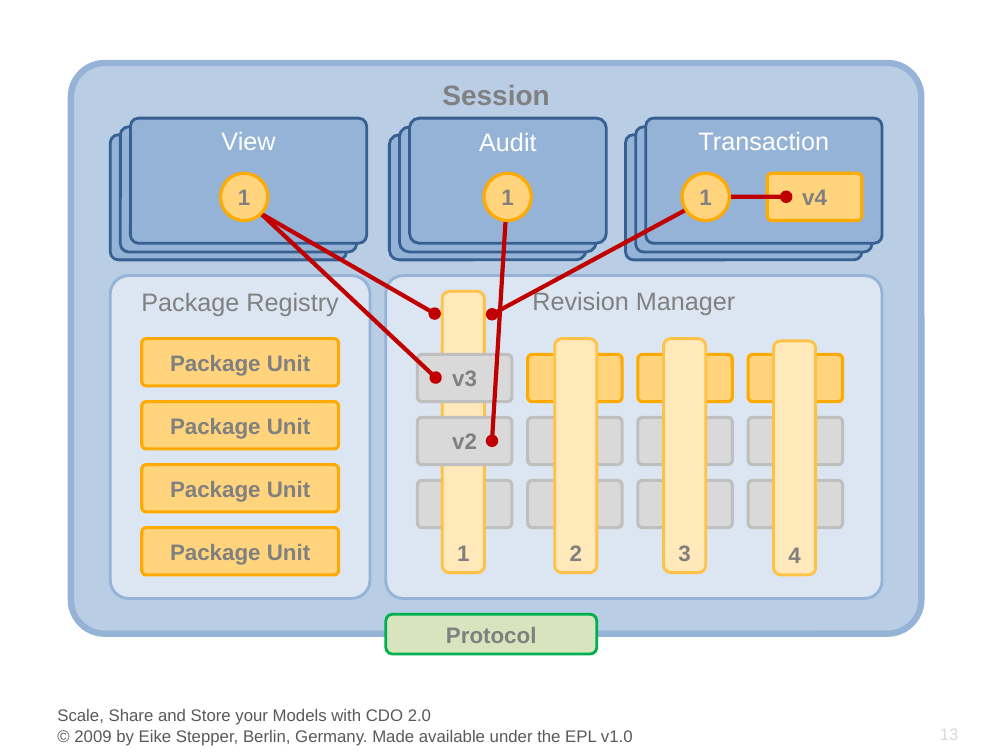
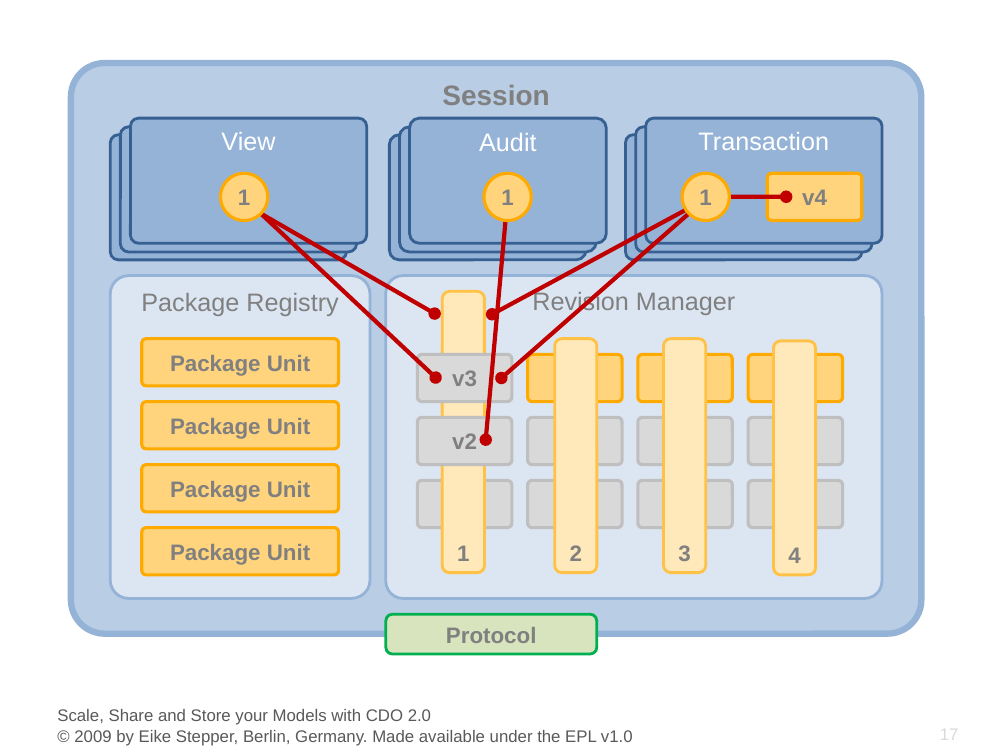
Before and after one commit to eclipse-cdo/cdo.www, a slide deck: slide 17 of documentation/presentations/EclipseCon_2009/CDO_EclipseCon_2009.pptx (slide 13 before the commit). Drawn at 1008x756 pixels with LibreOffice and Linux fonts; fonts in the diff are those of the drawing; background and template pictures are left out. Boxes give left, top, right and bottom in pixels: in the first picture for what was removed or moved away, otherwise in the second. Text is boxed around its words. In the diff, an @@ line names an element or a change of style, - is before the commit and + after.

```diff
--- a/documentation/presentations/EclipseCon_2009/CDO_EclipseCon_2009.pptx
+++ b/documentation/presentations/EclipseCon_2009/CDO_EclipseCon_2009.pptx
@@ arrow moved from (506, 219) - (492, 440) to (506, 219) - (486, 439) @@
@@ arrow added from (692, 211) to (501, 378), #C00000 3 pt @@
@@ page number at [940,726,959,745]: text changed @@
-13
+17
```
Also in this commit, not shown: 4 other slides changed, 5 slides added, 1 other file.
